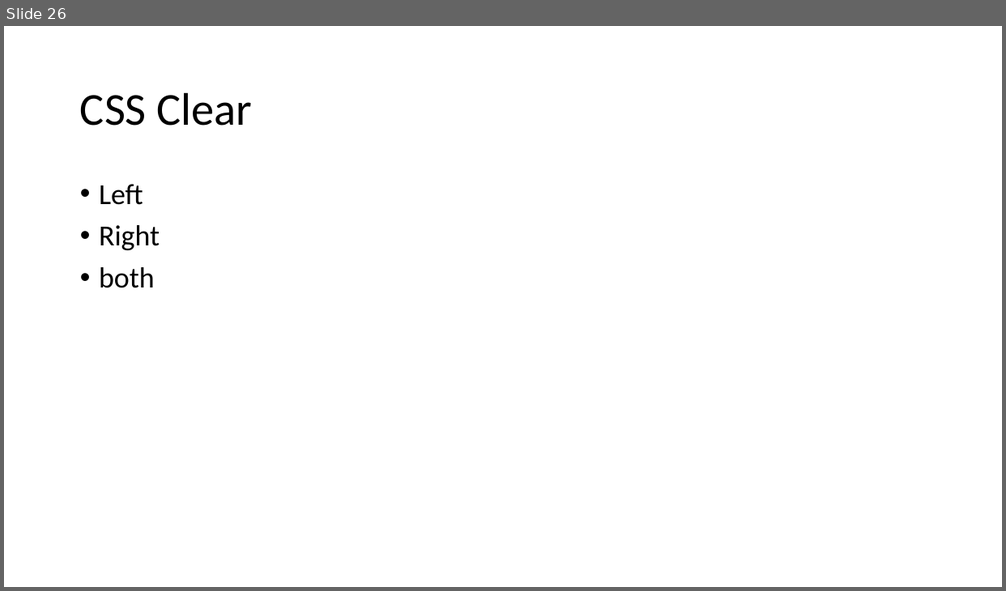
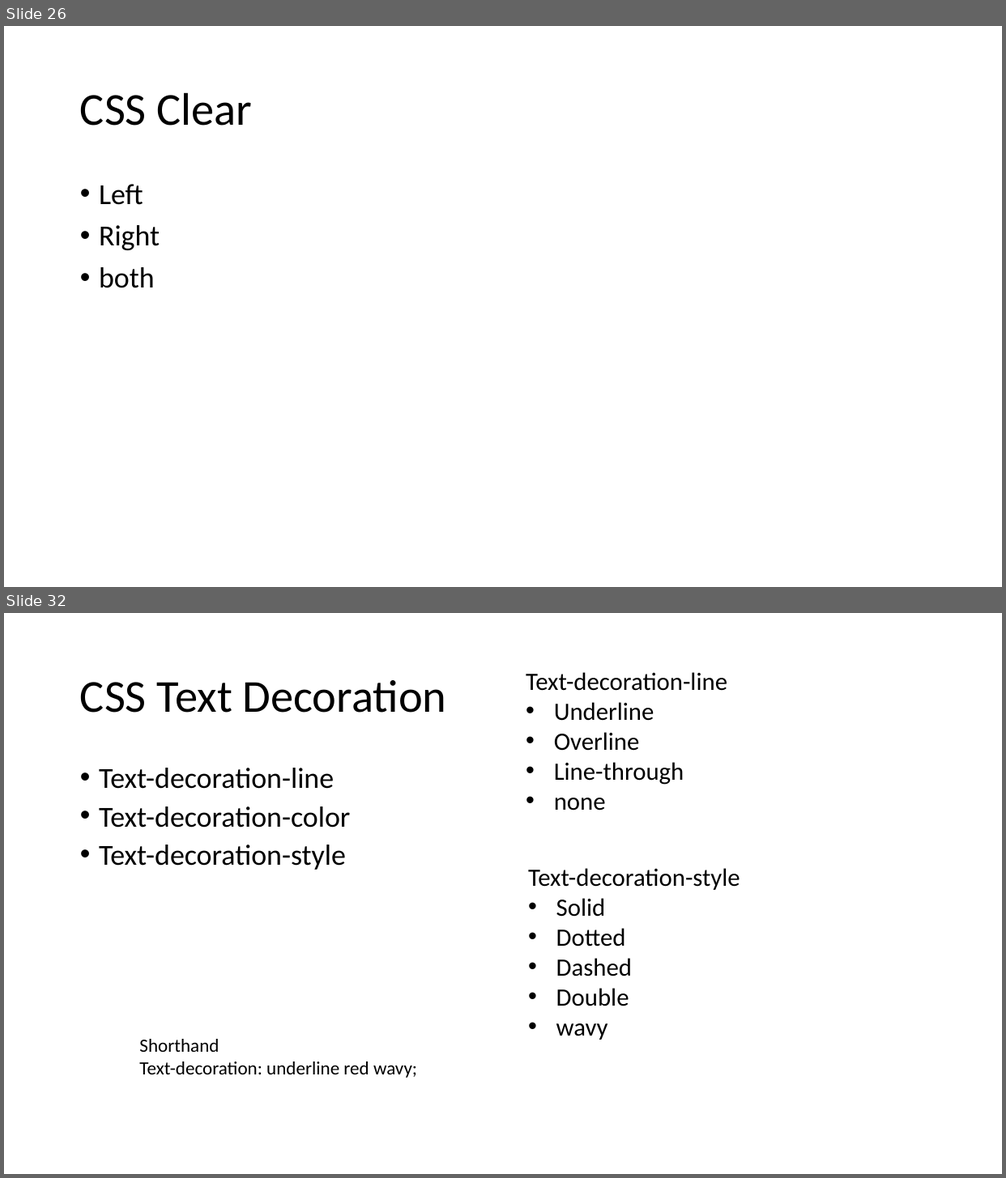
Before and after one commit to PiyushChaturvedii/Batch05, a slide deck: CSS3.pptx. Shown one above the other, each under a label of ours: slide 26 before the commit, slides 26 and 32 after it; the slides between them are not shown. The pictures are 1006x591 and 1006x1178 pixels, drawn with LibreOffice and Linux fonts; fonts in the diff are those of the drawing. Boxes give left, top, right and bottom in pixels: in the first picture for what was removed or moved away, otherwise in the second. Text is boxed around its words. In the diff, an @@ line names an element or a change of style, - is before the commit and + after.

```diff
--- a/CSS3.pptx
+++ b/CSS3.pptx
@@ slide 32 added at bbox=[4, 613, 1002, 1174], background #FFFFFF @@
@@ title added at bbox=[80, 680, 447, 713], 44 pt, text #000000 @@
+CSS Text Decoration
@@ text added at bbox=[526, 672, 727, 811], 24 pt, text #000000 @@
+Text-decoration-line
+• Underline
+• Overline
+• Line-through
+• none
@@ text added at bbox=[99, 768, 350, 870], 28 pt, text #000000 @@
+• Text-decoration-line
+• Text-decoration-color
+• Text-decoration-style
@@ text added at bbox=[528, 868, 740, 1040], 24 pt, text #000000 @@
+Text-decoration-style
+• Solid
+• Dotted
+• Dashed
+• Double
+• wavy
@@ text added at bbox=[139, 1039, 417, 1078], 18 pt, text #000000 @@
+Shorthand
+Text-decoration: underline red wavy;
```
Also in this commit, not shown: 9 other slides added, 6 other files.
